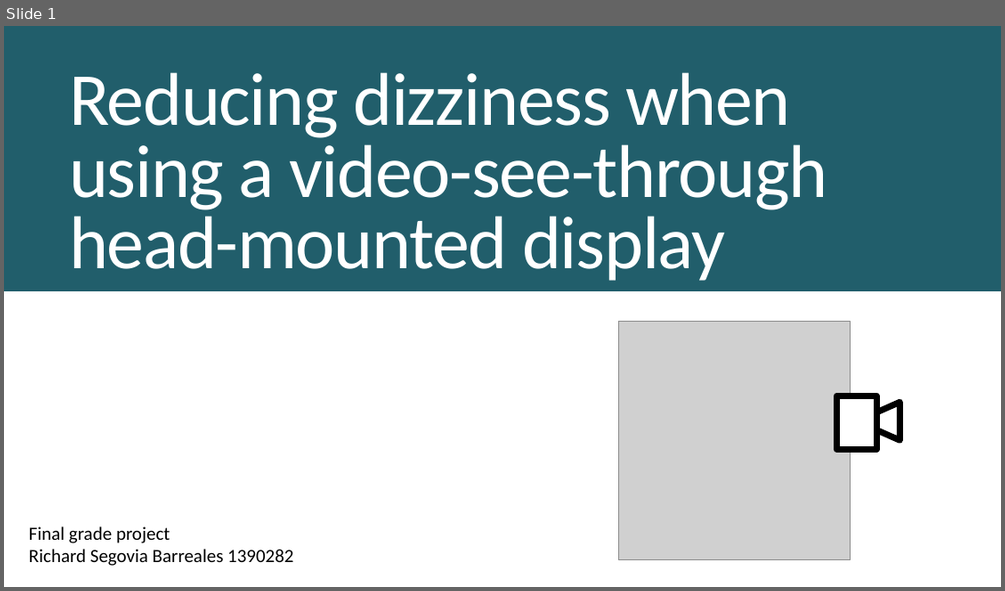
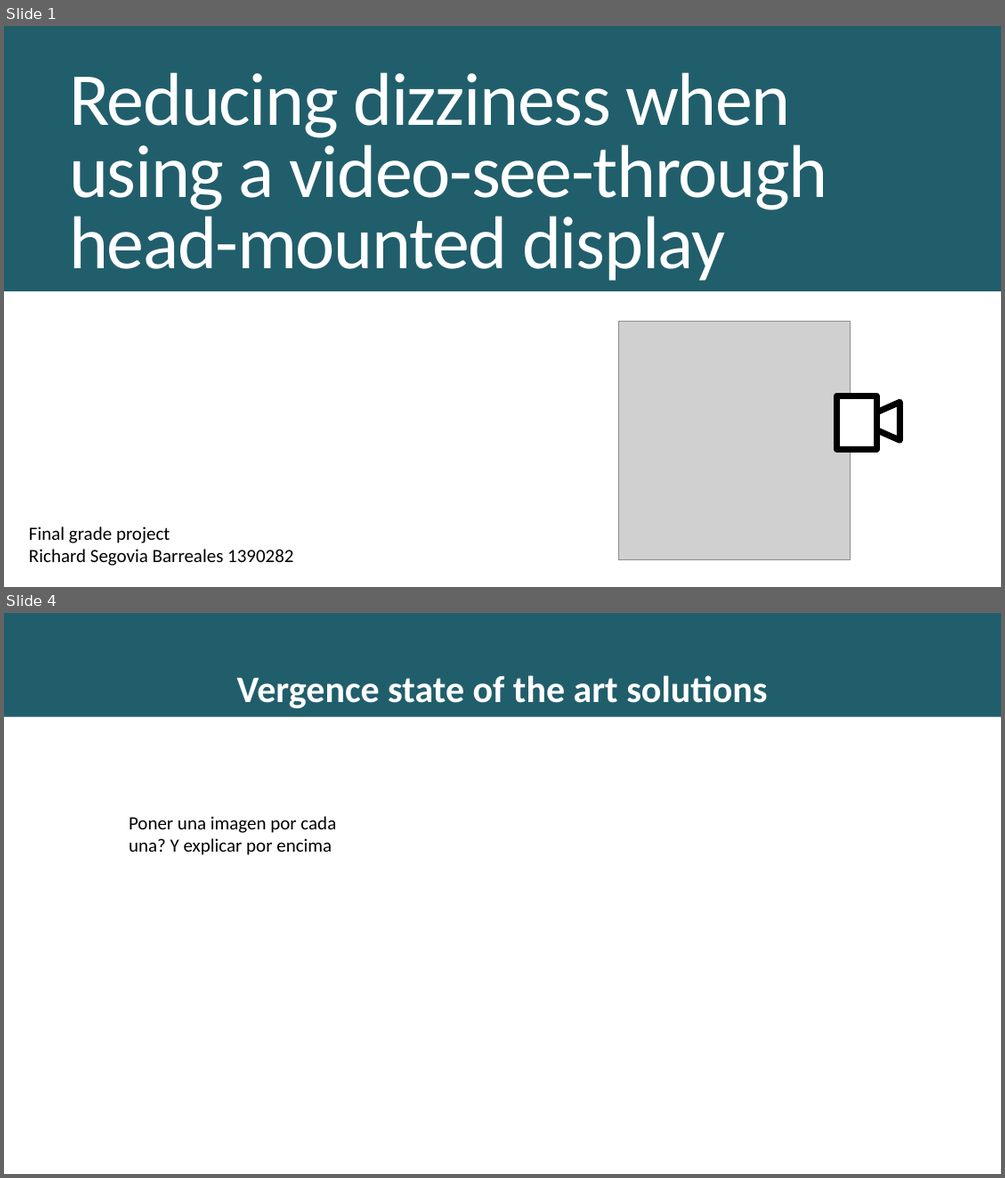
Before and after one commit to richardseba/TFG-Docs, a slide deck: Entregables/Presentacion.pptx. Shown one above the other, each under a label of ours: slide 1 before the commit, slides 1 and 4 after it; the slides between them are not shown. The pictures are 1005x591 and 1005x1178 pixels, drawn with LibreOffice and Linux fonts; fonts in the diff are those of the drawing; grey boxes stand for pictures. Boxes give left, top, right and bottom in pixels: in the first picture for what was removed or moved away, otherwise in the second. Text is boxed around its words. In the diff, an @@ line names an element or a change of style, - is before the commit and + after.

```diff
--- a/Entregables/Presentacion.pptx
+++ b/Entregables/Presentacion.pptx
@@ slide 4 added at box(4, 613, 1001, 1174), background #215E6B @@
@@ subtitle added at box(237, 675, 767, 708), 36 pt, text #FFFFFF, bold @@
+Vergence state of the art solutions
@@ rectangle added at box(4, 717, 1001, 1174), fill #FFFFFF @@
@@ text added at box(129, 816, 336, 855), 18 pt, text #000000 @@
+Poner una imagen por cada una? Y explicar por encima
```
Also in this commit, not shown: 8 slides changed, 11 other slides added, 3 slides removed, 9 other files.
